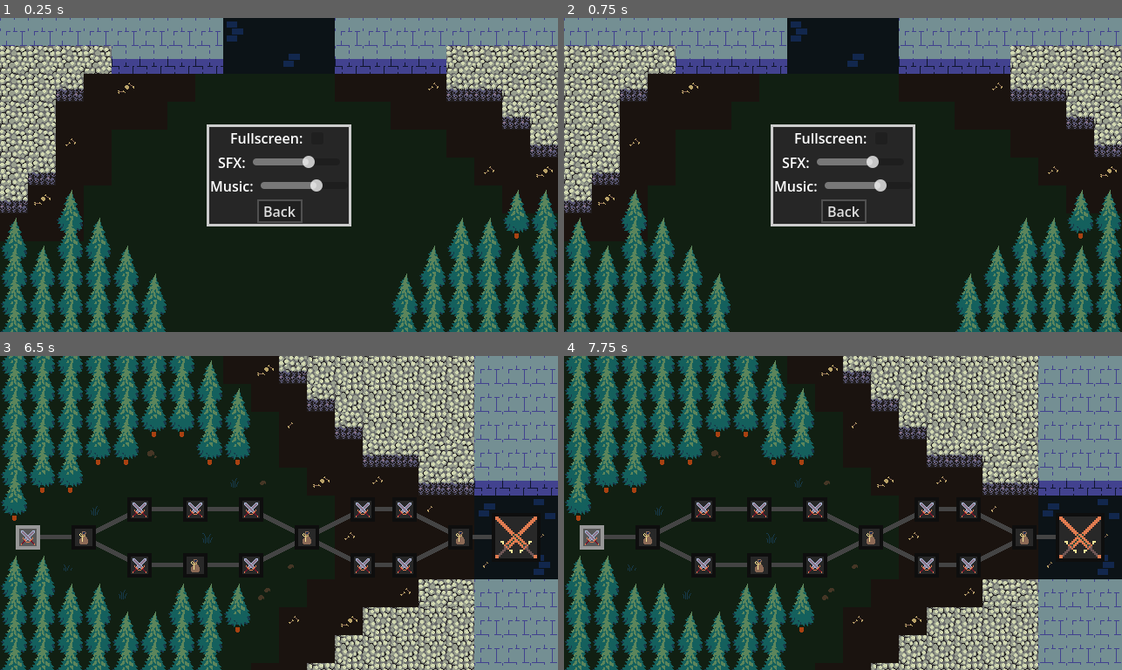
Above: before the commit, frames 1-4 (two rows, left to right).
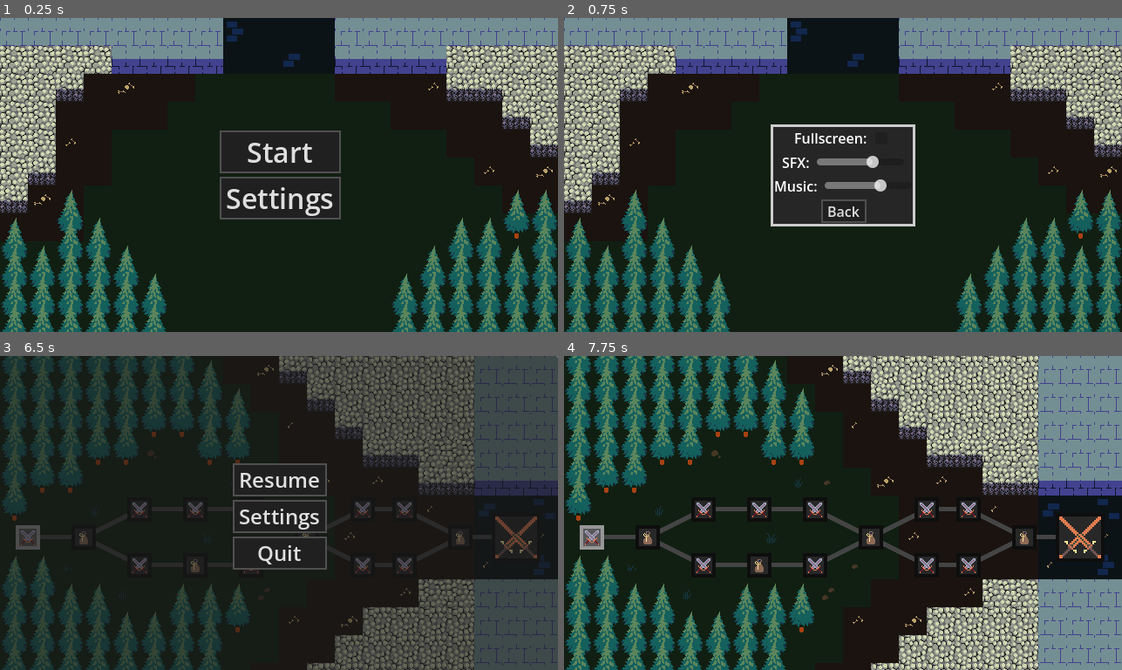
Above: after the commit, the same moments.

Repository: morie197/party_paranoia
Game: Godot game, scene res://main_menu.tscn
Same seed, same stepped clock (60 frames per second), same inputs: the game is played once before the commit and once after it.
Inputs (mouse positions are in pixels of both pictures, inside the frame that each line leads up to):
- Up to frame 1 (0.25 s): no input
- Up to frame 2 (0.75 s): click "Settings" at 0.5 s
- Up to frame 3 (6.5 s): click "Back" at 1.25 s; click "Start" at 2 s; tap Enter at 2.75, 4.25, 5.75 s; move the mouse to (401, 497) at 2.77 s; press the mouse at (401, 497) at 2.78 s; hold D (right) 2.78-3.53 s; tap Space at 3.5, 5 s; move the mouse to (167, 528) at 3.52 s; release the mouse at (167, 528) at 3.53 s; hold S (down) 3.53-4.28 s; right-click (167, 528) at 3.6 s; move the mouse to (334, 443) at 4.27 s; press the mouse at (334, 443) at 4.28 s; hold D (right) 4.28-5.03 s; move the mouse to (251, 575) at 5.02 s; release the mouse at (251, 575) at 5.03 s; hold W (up) 5.03-5.78 s; right-click (251, 575) at 5.1 s; move the mouse to (446, 560) at 5.77 s; press the mouse at (446, 560) at 5.78 s; hold A (left) from 5.78 s (still down); tap Escape (pause, bound only after the commit) at 6.4 s
- Up to frame 4 (7.75 s): release A (left) at 6.5 s; release the mouse at (1010, 560) at 6.5 s; click (843, 478) at 6.5 s, where only the run after the commit has a clickable "Resume"; tap Space at 7.25 s; move the mouse to (675, 465) at 7.27 s; hold A (left) from 7.28 s (still down); right-click (675, 465) at 7.35 s

The runs differ from the first frame. In frame 1, 3.2% of the frame differs, in the area x 37-63%, y 33-67%; in frame 2, nothing differs; in frame 3, 46%, in the area x 0-100%, y 0-100%; in frame 4, nothing differs.

Commit message:
[Add] Pause menu

Diff:
--- a/main_menu.gd
+++ b/main_menu.gd
@@ -3,7 +3,9 @@
 @onready var start = %Start
 @onready var settings = %Settings
 
-@onready var settings_menu = %SettingsMenu
+const SETTINGS_MENU = preload("uid://y2xb52uiw6ot")
+
+var settings_menu: Control
 
 # Called when the node enters the scene tree for the first time.
 func _ready():
@@ -16,4 +18,6 @@
 	GameManager.load_map()
 
 func _settings():
-	settings_menu.show()
+	if not settings_menu:
+		settings_menu = SETTINGS_MENU.instantiate()
+		add_child(settings_menu)
--- a/main_menu.tscn
+++ b/main_menu.tscn
@@ -4,7 +4,6 @@
 [ext_resource type="StyleBox" uid="uid://djotla8lep23k" path="res://ui/styleboxes/shop_button_normal.tres" id="1_fu7sn"]
 [ext_resource type="Script" uid="uid://d3xo011c4w234" path="res://main_menu.gd" id="1_jix8l"]
 [ext_resource type="StyleBox" uid="uid://rge205efwt3x" path="res://ui/styleboxes/shop_button_pressed.tres" id="2_jix8l"]
-[ext_resource type="Script" uid="uid://csylm4db0lkam" path="res://settings_menu.gd" id="5_glbon"]
 
 [sub_resource type="NavigationPolygon" id="NavigationPolygon_kedo2"]
 vertices = PackedVector2Array(16, 16, -16, 16, -16, -16, 16, -16)
@@ -256,17 +255,6 @@
 navigation_layer_0/layers = 1
 sources/1 = SubResource("TileSetAtlasSource_7vrkn")
 
-[sub_resource type="StyleBoxFlat" id="StyleBoxFlat_nlkkf"]
-content_margin_left = 4.0
-content_margin_top = 4.0
-content_margin_right = 4.0
-content_margin_bottom = 4.0
-bg_color = Color(0.15, 0.15, 0.15, 1)
-border_width_left = 3
-border_width_top = 3
-border_width_right = 3
-border_width_bottom = 3
-
 [node name="Main Menu" type="Control" unique_id=1044060506]
 layout_mode = 3
 anchors_preset = 15
@@ -323,86 +311,3 @@
 tile_map_data = PackedByteArray("AAACAAEAAQAAAAUAAAADAAEAAQAAAAUAAAAEAAEAAQABAAIAAAAFAAEAAQABAAIAAAAGAAEAAQABAAIAAAAGAA …(1696 unchanged characters)…
 tile_set = SubResource("TileSet_fu7sn")
 navigation_enabled = false
-
-[node name="SettingsMenu" type="PanelContainer" parent="." unique_id=1471222943]
-unique_name_in_owner = true
-z_index = 5
-layout_mode = 1
-anchors_preset = 8
-anchor_left = 0.5
-anchor_top = 0.5
-anchor_right = 0.5
-anchor_bottom = 0.5
-offset_left = -20.0
-offset_top = -20.0
-offset_right = 20.0
-offset_bottom = 20.0
-grow_horizontal = 2
-grow_vertical = 2
-theme_override_styles/panel = SubResource("StyleBoxFlat_nlkkf")
-script = ExtResource("5_glbon")
-
-[node name="Settings" type="VBoxContainer" parent="SettingsMenu" unique_id=1600370542]
-layout_mode = 2
-
-[node name="HBoxContainer3" type="HBoxContainer" parent="SettingsMenu/Settings" unique_id=1487264370]
-layout_mode = 2
-alignment = 1
-
-[node name="RichTextLabel" type="RichTextLabel" parent="SettingsMenu/Settings/HBoxContainer3" unique_id=780574811]
-layout_mode = 2
-text = "Fullscreen:"
-fit_content = true
-autowrap_mode = 0
-autowrap_trim_flags = 128
-
-[node name="FullScreenCheckBox" type="CheckBox" parent="SettingsMenu/Settings/HBoxContainer3" unique_id=881116433]
-unique_name_in_owner = true
-layout_mode = 2
-
-[node name="HBoxContainer" type="HBoxContainer" parent="SettingsMenu/Settings" unique_id=216378890]
-layout_mode = 2
-alignment = 1
-
-[node name="RichTextLabel" type="RichTextLabel" parent="SettingsMenu/Settings/HBoxContainer" unique_id=149635765]
-layout_mode = 2
-text = "SFX: "
-fit_content = true
-autowrap_mode = 0
-
-[node name="SFXSlider" type="HSlider" parent="SettingsMenu/Settings/HBoxContainer" unique_id=1084694766]
-unique_name_in_owner = true
-custom_minimum_size = Vector2(100, 0)
-layout_mode = 2
-size_flags_vertical = 1
-max_value = 1.5
-step = 0.05
-
-[node name="HBoxContainer2" type="HBoxContainer" parent="SettingsMenu/Settings" unique_id=1979888383]
-layout_mode = 2
-alignment = 1
-
-[node name="RichTextLabel" type="RichTextLabel" parent="SettingsMenu/Settings/HBoxContainer2" unique_id=900769617]
-layout_mode = 2
-text = "Music: "
-fit_content = true
-autowrap_mode = 0
-
-[node name="MusicSlider" type="HSlider" parent="SettingsMenu/Settings/HBoxContainer2" unique_id=749773007]
-unique_name_in_owner = true
-custom_minimum_size = Vector2(100, 0)
-layout_mode = 2
-size_flags_vertical = 1
-max_value = 1.5
-step = 0.05
-
-[node name="BackButton" type="Button" parent="SettingsMenu/Settings" unique_id=1400152053]
-unique_name_in_owner = true
-layout_mode = 2
-size_flags_horizontal = 4
-theme_override_styles/normal = ExtResource("1_fu7sn")
-theme_override_styles/pressed = ExtResource("2_jix8l")
-theme_override_styles/hover = ExtResource("2_jix8l")
-theme_override_styles/disabled = ExtResource("1_fu7sn")
-theme_override_styles/focus = ExtResource("1_fu7sn")
-text = "Back"
--- a/managers/battle_manager.gd
+++ b/managers/battle_manager.gd
@@ -29,6 +29,12 @@
 var battle_over: bool = false
 
 var starting_gold: float
+
+
+var pause_menu: Control
+
+const PAUSE_MENU = preload("uid://cyf1f6kmmj56c")
+
 
 func _init():
 	GameManager.current_battle_manager = self
@@ -44,6 +50,15 @@
 	starting_gold = GameManager.gold
 
 func _process(delta):
+	if Input.is_action_just_pressed("pause"):
+		if not battle_over:
+			if not pause_menu:
+				pause_menu = PAUSE_MENU.instantiate()
+				add_child(pause_menu)
+			else:
+				pause_menu.queue_free()
+
+
 	if not battle:
 		print("No battle to spawn!")
 		return
@@ -61,6 +76,7 @@
 			print("Invalid spawn time: " + str(next_spawn_time))
 			return
 		spawn_wave(battle.waves[next_spawn_time])
+
 
 
 func spawn_wave(wave_to_spawn: Wave):
--- a/map/node_manager.gd
+++ b/map/node_manager.gd
@@ -4,6 +4,10 @@
 var map_nodes: Dictionary[int, Array] = {}
 
 var chosen_node: bool = false
+
+var pause_menu: Control
+
+const PAUSE_MENU = preload("uid://cyf1f6kmmj56c")
 
 func _ready():
 	GameManager.current_node_manager = self
@@ -48,3 +52,11 @@
 				unchosen_map_route.add_point(map_node.line_position)
 			#else:
 				#print(str(map_node.stage) + " - " + str(map_node.path))
+
+func _process(delta):
+	if Input.is_action_just_pressed("pause"):
+		if not pause_menu:
+			pause_menu = PAUSE_MENU.instantiate()
+			add_child(pause_menu)
+		else:
+			pause_menu.queue_free()
--- /dev/null
+++ b/map/pause_menu.gd
@@ -0,0 +1,27 @@
+extends PanelContainer
+
+@onready var resume = %Resume
+@onready var settings = %Settings
+@onready var menu = %Menu
+
+@onready var pause_contents = %PauseContents
+
+const SETTINGS_MENU = preload("uid://y2xb52uiw6ot")
+
+var settings_menu: Control
+
+# Called when the node enters the scene tree for the first time.
+func _ready():
+	resume.pressed.connect(queue_free)
+	settings.pressed.connect(_open_settings)
+	menu.pressed.connect(_quit_to_menu)
+
+func _open_settings():
+	pause_contents.hide()
+	if not settings_menu:
+		settings_menu = SETTINGS_MENU.instantiate()
+		add_child(settings_menu)
+		settings_menu.tree_exited.connect(pause_contents.show)
+
+func _quit_to_menu():
+	GameManager.load_main_menu()
--- a/project.godot
+++ b/project.godot
@@ -84,6 +84,11 @@
 , Object(InputEventKey,"resource_local_to_scene":false,"resource_name":"","device":-1,"window_id":0,"alt_pressed":true, …(185 unchanged characters)…
 ]
 }
+pause={
+"deadzone": 0.2,
+"events": [Object(InputEventKey,"resource_local_to_scene":false,"resource_name":"","device":-1,"window_id":0,"alt_pressed":false,"shift_pressed":false,"ctrl_pressed":false,"meta_pressed":false,"pressed":false,"keycode":0,"physical_keycode":4194305,"key_label":0,"unicode":0,"location":0,"echo":false,"script":null)
+]
+}
 
 [physics]
 
--- a/settings_menu.gd
+++ b/settings_menu.gd
@@ -3,7 +3,7 @@
 
 # Called when the node enters the scene tree for the first time.
 func _ready():
-	%BackButton.pressed.connect(hide)
+	%BackButton.pressed.connect(queue_free)
 
 	%FullScreenCheckBox.button_pressed = GameManager.fullscreen
 
--- /dev/null
+++ b/ui/pause_menu.tscn
@@ -0,0 +1,56 @@
+[gd_scene format=3 uid="uid://cyf1f6kmmj56c"]
+
+[ext_resource type="Script" uid="uid://bwb6pivgoar8b" path="res://map/pause_menu.gd" id="1_fob5h"]
+[ext_resource type="StyleBox" uid="uid://djotla8lep23k" path="res://ui/styleboxes/shop_button_normal.tres" id="2_avurv"]
+[ext_resource type="StyleBox" uid="uid://rge205efwt3x" path="res://ui/styleboxes/shop_button_pressed.tres" id="3_npydk"]
+
+[node name="PauseMenu" type="PanelContainer" unique_id=23211195]
+z_index = 5
+anchors_preset = 15
+anchor_right = 1.0
+anchor_bottom = 1.0
+offset_right = 640.0
+offset_bottom = 368.0
+grow_horizontal = 2
+grow_vertical = 2
+script = ExtResource("1_fob5h")
+
+[node name="PauseContents" type="VBoxContainer" parent="." unique_id=718841427]
+unique_name_in_owner = true
+z_index = 1
+layout_mode = 2
+size_flags_horizontal = 4
+size_flags_vertical = 4
+
+[node name="Resume" type="Button" parent="PauseContents" unique_id=1513956986]
+unique_name_in_owner = true
+layout_mode = 2
+theme_override_font_sizes/font_size = 24
+theme_override_styles/normal = ExtResource("2_avurv")
+theme_override_styles/pressed = ExtResource("3_npydk")
+theme_override_styles/hover = ExtResource("3_npydk")
+theme_override_styles/disabled = ExtResource("2_avurv")
+theme_override_styles/focus = ExtResource("3_npydk")
+text = "Resume"
+
+[node name="Settings" type="Button" parent="PauseContents" unique_id=1970541987]
+unique_name_in_owner = true
+layout_mode = 2
+theme_override_font_sizes/font_size = 24
+theme_override_styles/normal = ExtResource("2_avurv")
+theme_override_styles/pressed = ExtResource("3_npydk")
+theme_override_styles/hover = ExtResource("3_npydk")
+theme_override_styles/disabled = ExtResource("2_avurv")
+theme_override_styles/focus = ExtResource("3_npydk")
+text = "Settings"
+
+[node name="Menu" type="Button" parent="PauseContents" unique_id=1405952287]
+unique_name_in_owner = true
+layout_mode = 2
+theme_override_font_sizes/font_size = 24
+theme_override_styles/normal = ExtResource("2_avurv")
+theme_override_styles/pressed = ExtResource("3_npydk")
+theme_override_styles/hover = ExtResource("3_npydk")
+theme_override_styles/disabled = ExtResource("2_avurv")
+theme_override_styles/focus = ExtResource("3_npydk")
+text = "Quit"
--- /dev/null
+++ b/ui/settings_menu.tscn
@@ -0,0 +1,99 @@
+[gd_scene format=3 uid="uid://y2xb52uiw6ot"]
+
+[ext_resource type="Script" uid="uid://csylm4db0lkam" path="res://settings_menu.gd" id="1_a6yft"]
+[ext_resource type="StyleBox" uid="uid://djotla8lep23k" path="res://ui/styleboxes/shop_button_normal.tres" id="2_2ty5h"]
+[ext_resource type="StyleBox" uid="uid://rge205efwt3x" path="res://ui/styleboxes/shop_button_pressed.tres" id="3_tog15"]
+
+[sub_resource type="StyleBoxFlat" id="StyleBoxFlat_nlkkf"]
+content_margin_left = 4.0
+content_margin_top = 4.0
+content_margin_right = 4.0
+content_margin_bottom = 4.0
+bg_color = Color(0.15, 0.15, 0.15, 1)
+border_width_left = 3
+border_width_top = 3
+border_width_right = 3
+border_width_bottom = 3
+
+[node name="SettingsMenu" type="PanelContainer" unique_id=1748992630]
+z_index = 5
+anchors_preset = 8
+anchor_left = 0.5
+anchor_top = 0.5
+anchor_right = 0.5
+anchor_bottom = 0.5
+offset_left = -20.0
+offset_top = -20.0
+offset_right = 20.0
+offset_bottom = 20.0
+grow_horizontal = 2
+grow_vertical = 2
+size_flags_horizontal = 4
+size_flags_vertical = 4
+theme_override_styles/panel = SubResource("StyleBoxFlat_nlkkf")
+script = ExtResource("1_a6yft")
+
+[node name="Settings" type="VBoxContainer" parent="." unique_id=774977553]
+layout_mode = 2
+
+[node name="HBoxContainer3" type="HBoxContainer" parent="Settings" unique_id=575340577]
+layout_mode = 2
+alignment = 1
+
+[node name="RichTextLabel" type="RichTextLabel" parent="Settings/HBoxContainer3" unique_id=1458389509]
+layout_mode = 2
+text = "Fullscreen:"
+fit_content = true
+autowrap_mode = 0
+autowrap_trim_flags = 128
+
+[node name="FullScreenCheckBox" type="CheckBox" parent="Settings/HBoxContainer3" unique_id=107130992]
+unique_name_in_owner = true
+layout_mode = 2
+
+[node name="HBoxContainer" type="HBoxContainer" parent="Settings" unique_id=2048871168]
+layout_mode = 2
+alignment = 1
+
+[node name="RichTextLabel" type="RichTextLabel" parent="Settings/HBoxContainer" unique_id=1742315190]
+layout_mode = 2
+text = "SFX: "
+fit_content = true
+autowrap_mode = 0
+
+[node name="SFXSlider" type="HSlider" parent="Settings/HBoxContainer" unique_id=1962890828]
+unique_name_in_owner = true
+custom_minimum_size = Vector2(100, 0)
+layout_mode = 2
+size_flags_vertical = 1
+max_value = 1.5
+step = 0.05
+
+[node name="HBoxContainer2" type="HBoxContainer" parent="Settings" unique_id=1021161345]
+layout_mode = 2
+alignment = 1
+
+[node name="RichTextLabel" type="RichTextLabel" parent="Settings/HBoxContainer2" unique_id=186519665]
+layout_mode = 2
+text = "Music: "
+fit_content = true
+autowrap_mode = 0
+
+[node name="MusicSlider" type="HSlider" parent="Settings/HBoxContainer2" unique_id=2085364543]
+unique_name_in_owner = true
+custom_minimum_size = Vector2(100, 0)
+layout_mode = 2
+size_flags_vertical = 1
+max_value = 1.5
+step = 0.05
+
+[node name="BackButton" type="Button" parent="Settings" unique_id=1135493193]
+unique_name_in_owner = true
+layout_mode = 2
+size_flags_horizontal = 4
+theme_override_styles/normal = ExtResource("2_2ty5h")
+theme_override_styles/pressed = ExtResource("3_tog15")
+theme_override_styles/hover = ExtResource("3_tog15")
+theme_override_styles/disabled = ExtResource("2_2ty5h")
+theme_override_styles/focus = ExtResource("2_2ty5h")
+text = "Back"
Not shown, added: map/pause_menu.gd.uid
